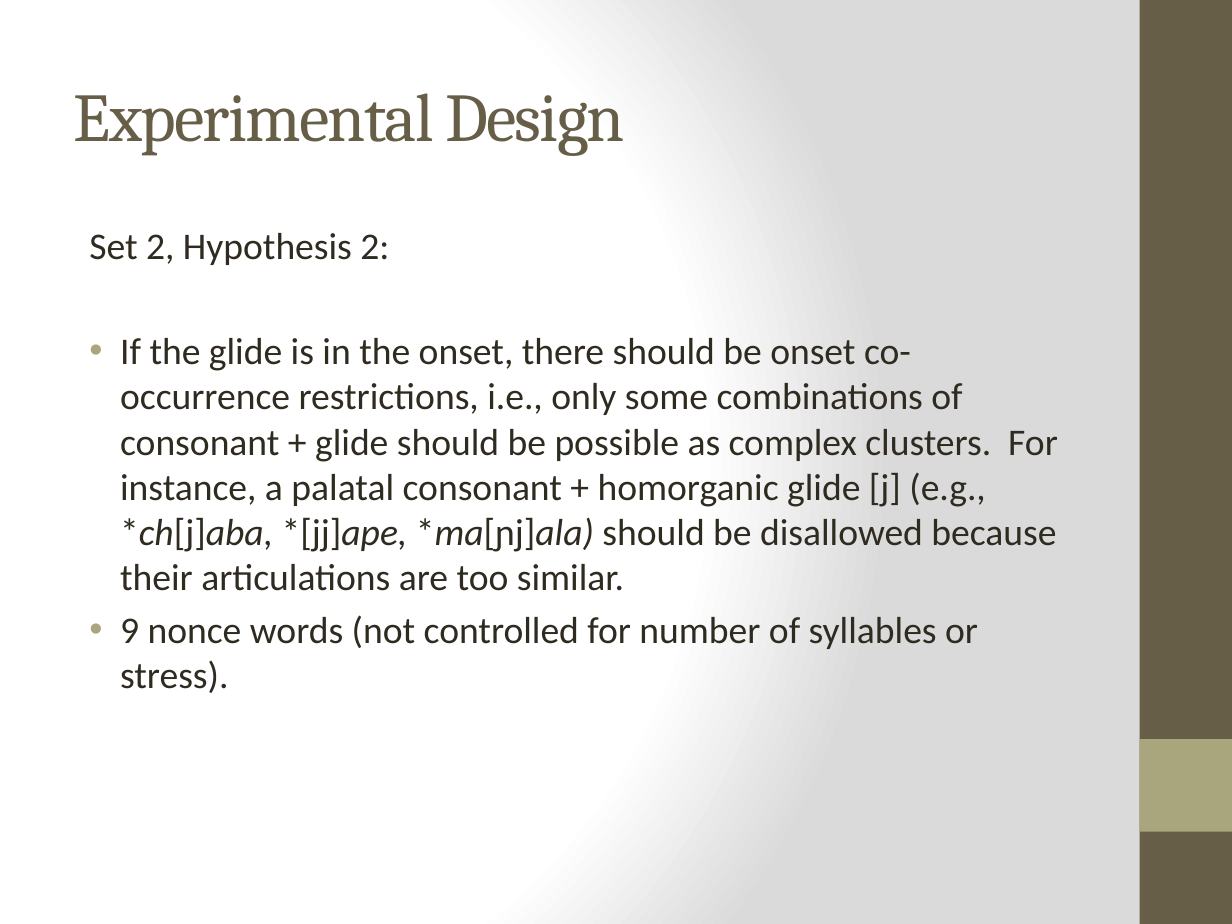
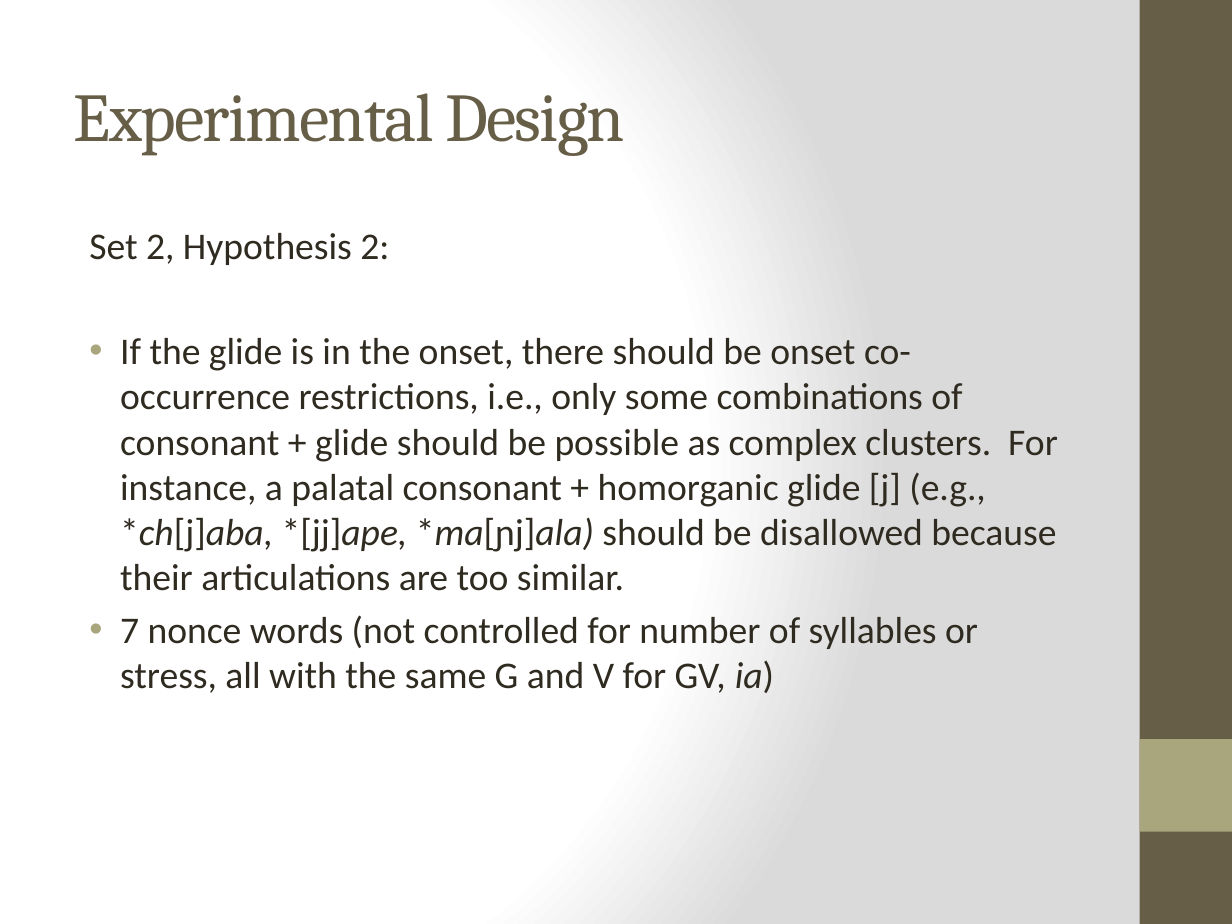
Before and after one commit to jvcasillas/glide_affiliation, a slide deck: slide 11 of Colina, Casillas & Díaz HLS 2018.pptx. Drawn at 1232x924 pixels with LibreOffice and Linux fonts; fonts in the diff are those of the drawing. Boxes give left, top, right and bottom in pixels: in the first picture for what was removed or moved away, otherwise in the second. Text is boxed around its words. In the diff, an @@ line names an element or a change of style, - is before the commit and + after.

```diff
--- a/Colina, Casillas & Díaz HLS 2018.pptx
+++ b/Colina, Casillas & Díaz HLS 2018.pptx
@@ text at bbox=[120, 615, 978, 693]: text changed @@
-• 9 nonce words (not controlled for number of syllables or stress).
+• 7 nonce words (not controlled for number of syllables or stress, all with the same G and V for GV, ia)
```
Also in this commit, not shown: 2 other slides changed, 5 other files.
